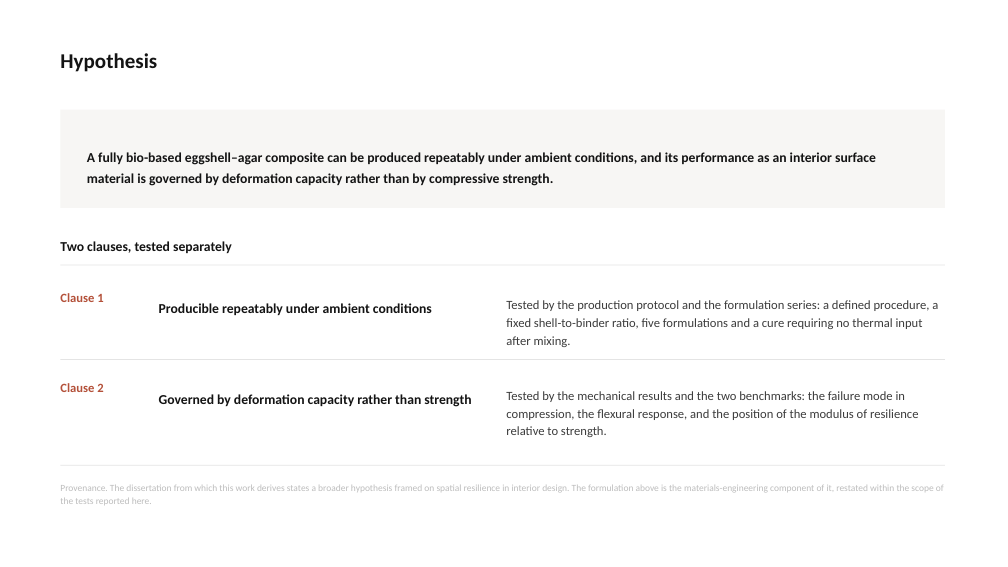
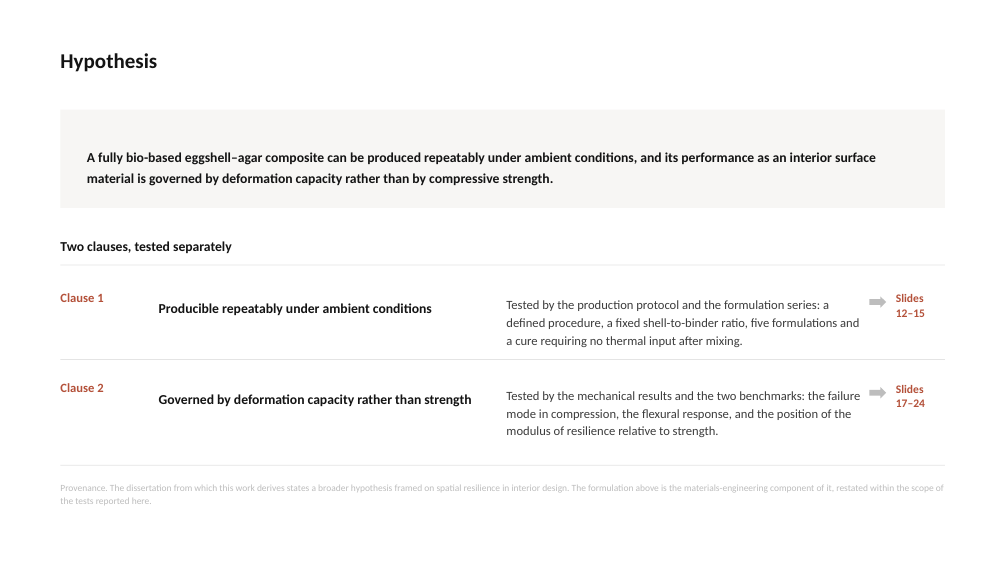
Before and after one commit to bunal91/sanat-ve-mekan, a slide deck: slide 10 of konferans-bildirisi/06-sunum/ICSMMEP26_Presentation_Unal.pptx. Drawn at 1008x567 pixels with LibreOffice and Linux fonts; fonts in the diff are those of the drawing. Boxes give left, top, right and bottom in pixels: in the first picture for what was removed or moved away, otherwise in the second. Text is boxed around its words. In the diff, an @@ line names an element or a change of style, - is before the commit and + after.

```diff
--- a/konferans-bildirisi/06-sunum/ICSMMEP26_Presentation_Unal.pptx
+++ b/konferans-bildirisi/06-sunum/ICSMMEP26_Presentation_Unal.pptx
@@ text "Tested by the production protocol ..." rewrapped from (506,300,938,347) to (506,300,859,347) @@
@@ right arrow added at (870,296,886,308), fill #BDBDBD @@
@@ text added at (896,294,925,317), 11 pt, text #B4513A, bold @@
+Slides
+12–15
@@ text "Tested by the mechanical results ..." rewrapped from (506,391,918,437) to (506,391,860,437) @@
@@ right arrow added at (870,387,886,399), fill #BDBDBD @@
@@ text added at (896,385,925,407), 11 pt, text #B4513A, bold @@
+Slides
+17–24
```
Also in this commit, not shown: 8 other slides changed, 4 other files.
